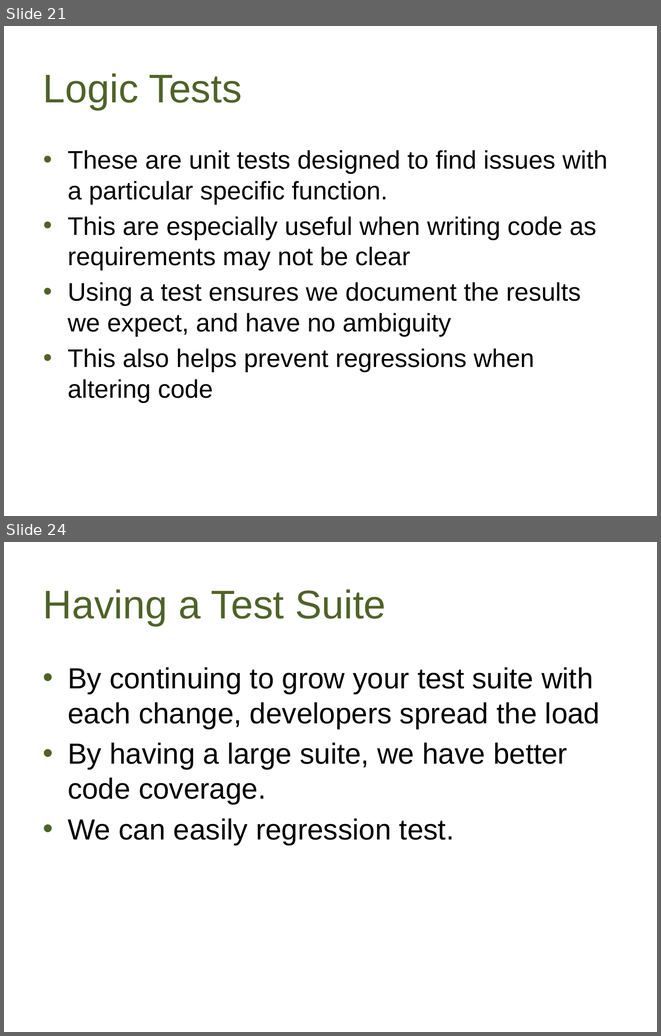
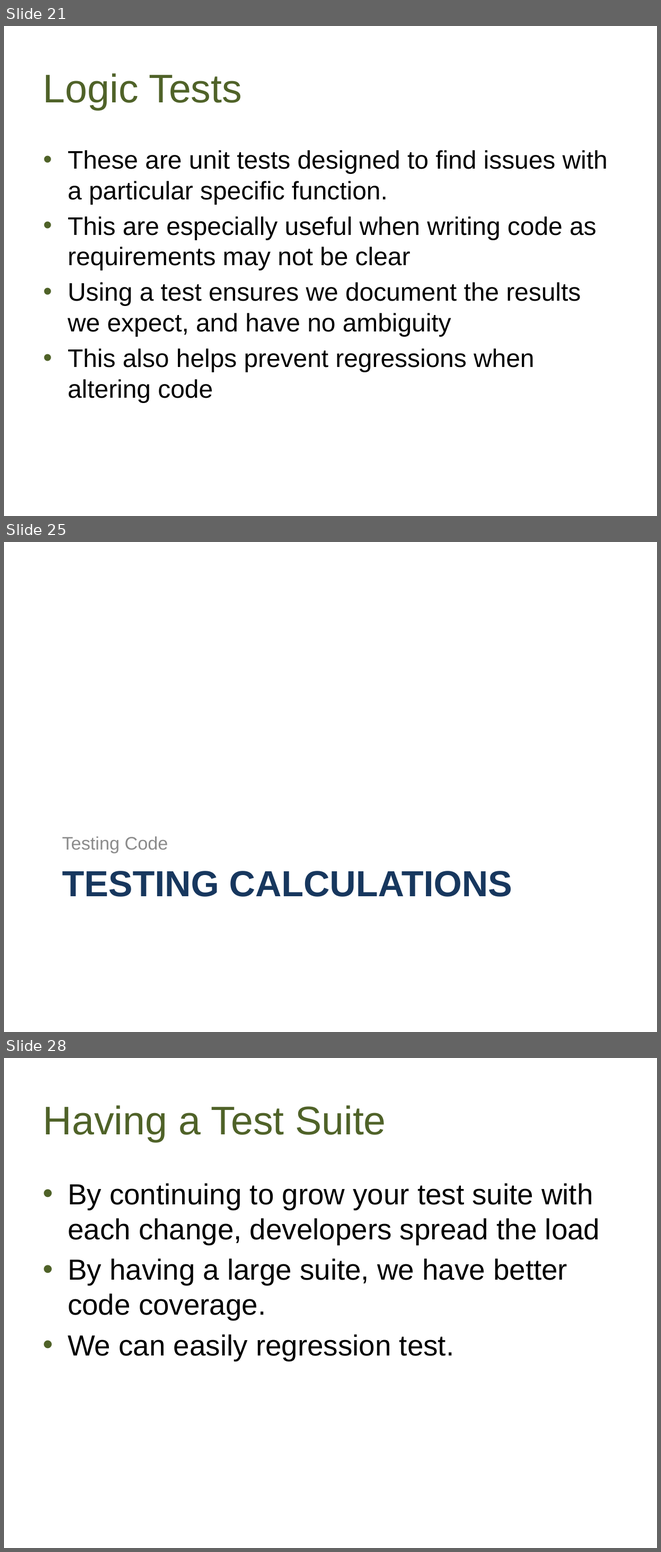
Before and after one commit to way0utwest/UnitTestingTSQL, a slide deck: UnitTestingTSQL.pptx. Shown one above the other, each under a label of ours: slides 21 and 24 before the commit, slides 21, 25 and 28 after it; the slides between them are not shown. The pictures are 661x1036 and 661x1552 pixels, drawn with LibreOffice and Linux fonts; fonts in the diff are those of the drawing; background and template pictures are left out. Boxes give left, top, right and bottom in pixels: in the first picture for what was removed or moved away, otherwise in the second. Text is boxed around its words. In the diff, an @@ line names an element or a change of style, - is before the commit and + after.

```diff
--- a/UnitTestingTSQL.pptx
+++ b/UnitTestingTSQL.pptx
@@ slide 25 added at (4, 542, 657, 1032), background picture (left out) @@
@@ text added at (62, 836, 168, 853), 20 pt, text #8C8C8C @@
+Testing Code
@@ title added at (62, 871, 512, 897), 40 pt, text #17375E, bold @@
+TESTING CALCULATIONS
@@ what was slide 24 is now slide 28 @@
```
Also in this commit, not shown: 2 slides changed, 3 other slides added, 1 other file.
